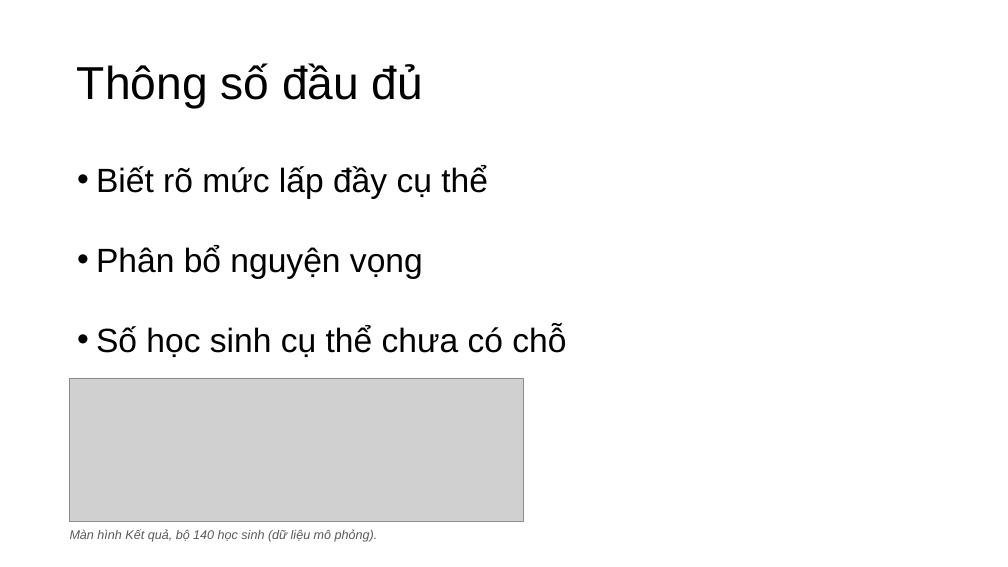
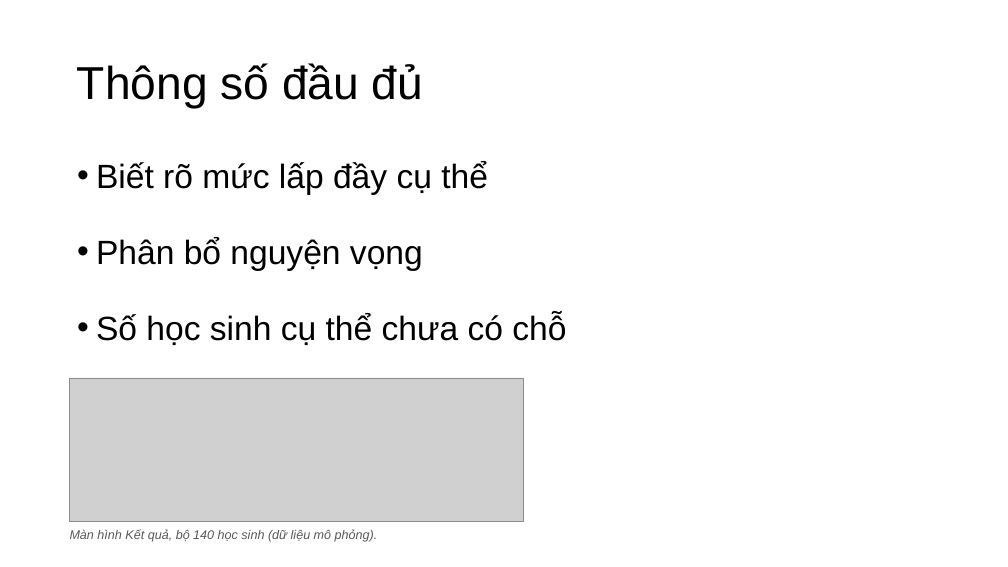
Before and after one commit to nguyenphanvantruong6969-arch/rbda-kiosk, a slide deck: slide 8 of THUYET_TRINH_KHKT_DA_SUA_FONT.pptx. Drawn at 1008x567 pixels with LibreOffice and Linux fonts; fonts in the diff are those of the drawing; grey boxes stand for pictures. Boxes give left, top, right and bottom in pixels: in the first picture for what was removed or moved away, otherwise in the second. Text is boxed around its words. In the diff, an @@ line names an element or a change of style, - is before the commit and + after.

```diff
--- a/THUYET_TRINH_KHKT_DA_SUA_FONT.pptx
+++ b/THUYET_TRINH_KHKT_DA_SUA_FONT.pptx
@@ text "Biết rõ mức lấp đầy ..." at [96,161,566,345]: line spacing 1.1 to 1 @@
```
Also in this commit, not shown: 3 other slides changed, 2 slides added.
